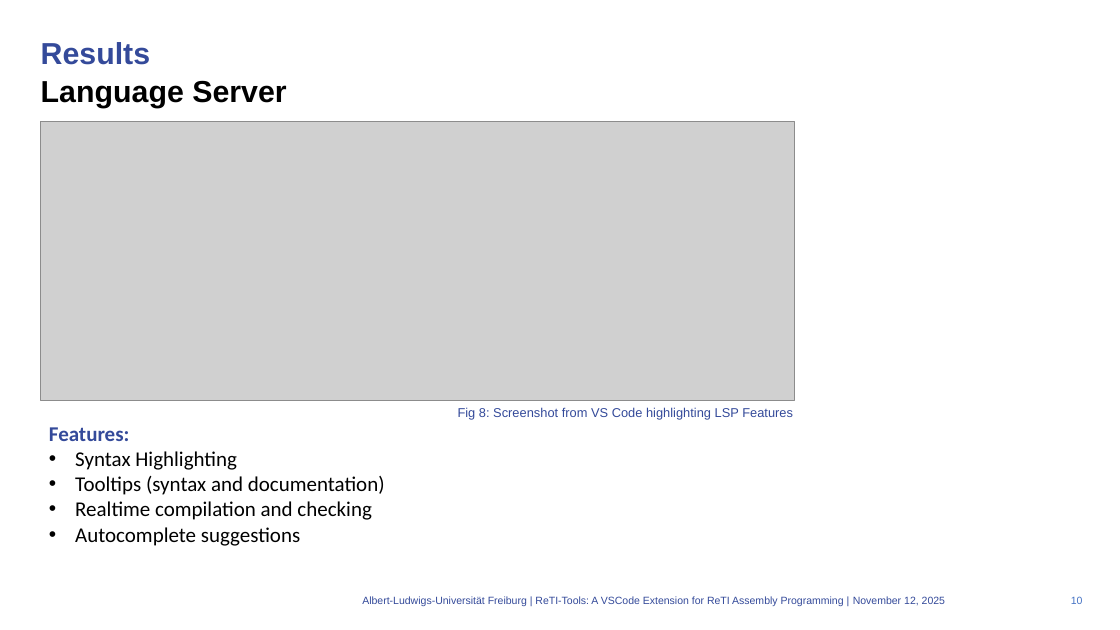
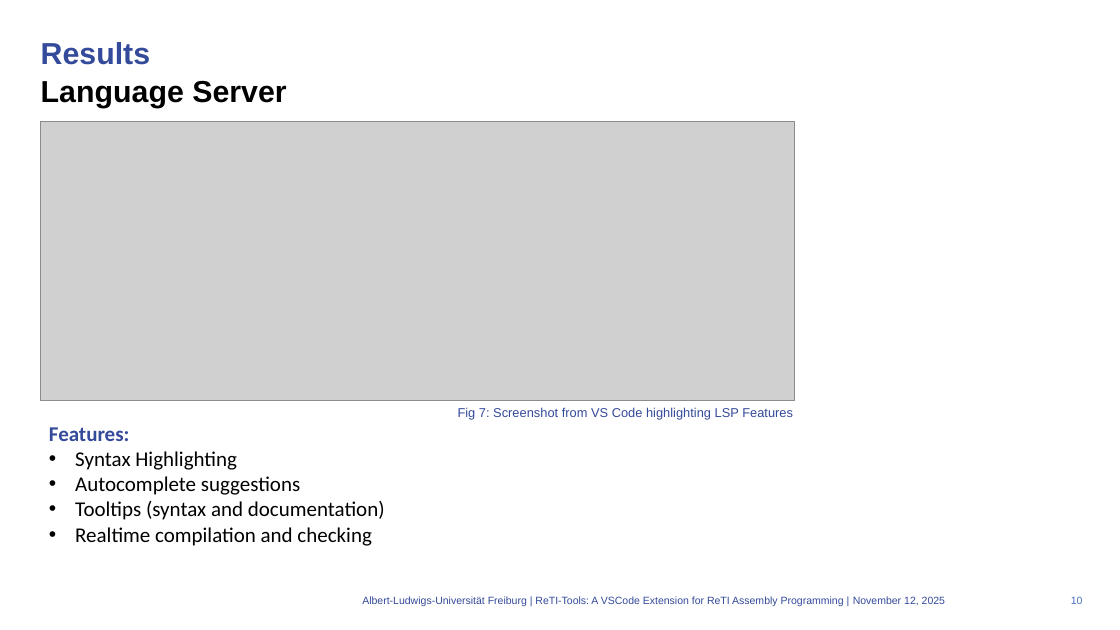
Before and after one commit to mlt279/vscode-reti, a slide deck: slide 10 of presentation/thesis/presentation_thesis.pptx. Drawn at 1120x630 pixels with LibreOffice and Linux fonts; fonts in the diff are those of the drawing; grey boxes stand for pictures; background and template pictures are left out. Boxes give left, top, right and bottom in pixels: in the first picture for what was removed or moved away, otherwise in the second. Text is boxed around its words. In the diff, an @@ line names an element or a change of style, - is before the commit and + after.

```diff
--- a/presentation/thesis/presentation_thesis.pptx
+++ b/presentation/thesis/presentation_thesis.pptx
@@ text at box(458, 407, 793, 420): text changed @@
-Fig 8: Screenshot from VS Code highlighting LSP Features
+Fig 7: Screenshot from VS Code highlighting LSP Features
@@ text at box(75, 476, 300, 495): paragraph added @@
+• Autocomplete suggestions
@@ text at box(75, 527, 300, 546): paragraph removed @@
-• Autocomplete suggestions
```
Also in this commit, not shown: 13 other slides changed, 3 other files.
